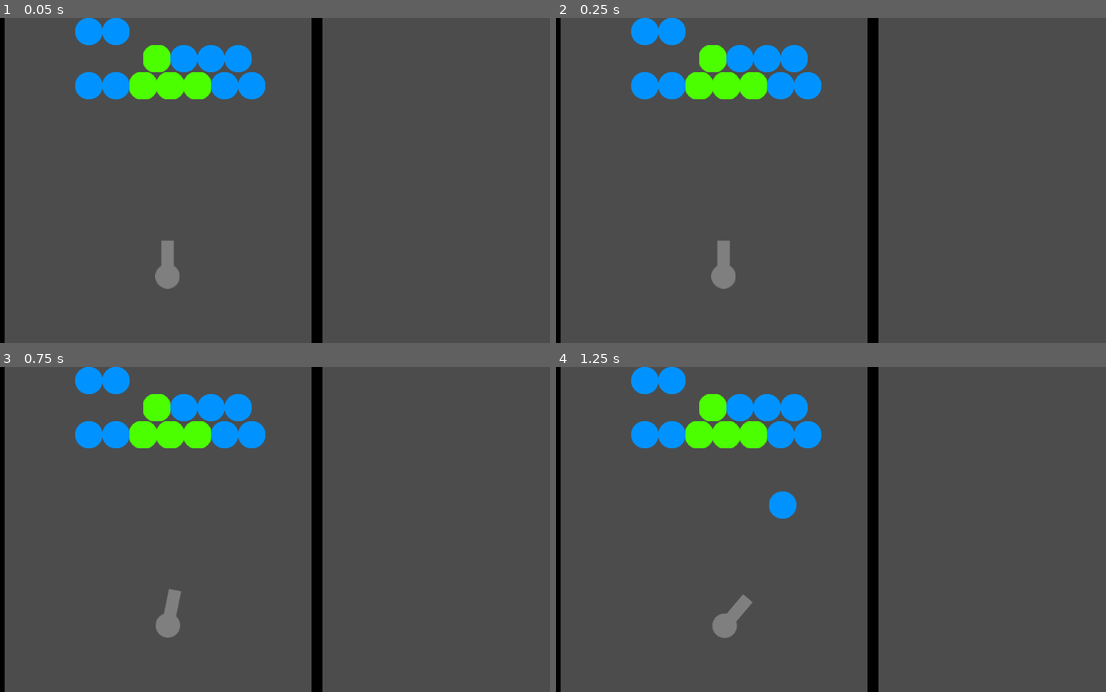
Above: before the commit, frames 1-4 (two rows, left to right).
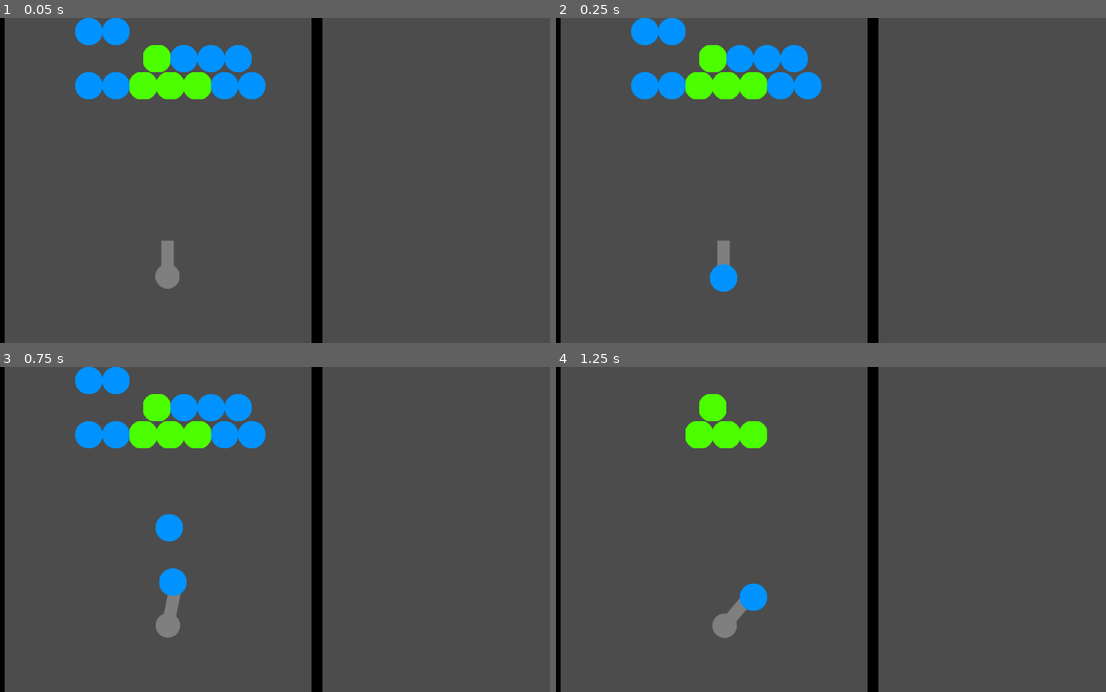
Above: after the commit, the same moments.

Repository: Demoli/Bobble
Game: Godot game, scene res://scenes/Level.tscn
The game is run twice, just before and just after one commit, with the same random seed, the same clock (stepped at 60 frames per second) and the same inputs.
Inputs (mouse positions are in pixels of both pictures, inside the frame that each line leads up to):
- Up to frame 1 (0.05 s): no input
- Up to frame 2 (0.25 s): no input
- Up to frame 3 (0.75 s): tap Enter at 0.5 s; move the mouse to (396, 513) at 0.52 s; hold D (rotate_right) from 0.53 s (still down); hold Space (fire) from 0.53 s (still down); click (396, 513) at 0.67 s
- Up to frame 4 (1.25 s): keep holding D (rotate_right); keep holding Space (fire)

Frame 1 is identical in both runs. In frame 2, 0.3% of the frame differs, in the area x 27-33%, y 75-85%; in frame 3, 0.7%; in frame 4, 3.8%, in the area x 13-49%, y 0-75%.

Commit message:
Replace AStar with BFS proof of concept
BFS returns all bubbles of type, does not currently limit to collisions.

Diff:
--- a/scenes/BubbleTilemap.gd
+++ b/scenes/BubbleTilemap.gd
@@ -8,45 +8,66 @@
 	"""
 		Calculate which bubbles are now destroyed starting from origin grid position
 	"""
-	var nav = AStar.new()
+
+
+	var rect = get_used_rect()
 	var tile_id = get_cellv(origin)
+	var count = 0
+	var grid = []
+	for row_index in range(rect.size.x + rect.position.x):
+		var row = []
+		for col_index in range(rect.size.y):
+			if get_cell(row_index, col_index) == tile_id:
+				row.append(1)
+				count += 1
+			else:
+				row.append(0)
+#			row.append(Vector2(row_index, col_index))
+		grid.append(row)
 
-	var used_cells = get_used_cells()
+	numIslands(grid, tile_id)
 
-	for index in range(used_cells.size()):
-		var tile = used_cells[index]
-		var point = Vector3(tile.x,tile.y, 0)
+	for row in range(grid.size()):
+		for col in range(grid[row].size()):
+			if grid[row][col] == 2:
+				set_cell(row,col,-1)
 
-		nav.add_point(index, point, 1)
-
-	for cell in get_used_cells_by_id(tile_id):
-		var targets = [
-#			Vector2(cell.x,cell.y) # 0,0
-			Vector2(cell.x, cell.y -1), # 0,-1,
-			Vector2(cell.x -1, cell.y), # -1,0
-			Vector2(cell.x, cell.y + 1), # 0,1
-			Vector2(cell.x + 1 , cell.y), # 1,0
-#			Vector2(cell.x + 1 , cell.y + 1), # 1,1
-#			Vector2(cell.x + 1 , cell.y -1), # 1,-1
-		]
-
-		for target in targets:
-			if get_cellv(target) == tile_id:
-				var cell_id = get_id_by_position(nav, Vector3(cell.x, cell.y, 0))
-				var target_id = get_id_by_position(nav, Vector3(target.x, target.y, 0))
-
-				nav.connect_points(cell_id, target_id)
-
-	for cell in get_used_cells_by_id(tile_id):
-		var origin_id = get_id_by_position(nav, Vector3(origin.x, origin.y, 0))
-		var id = get_id_by_position(nav, Vector3(cell.x, cell.y, 0))
-		var path = nav.get_point_path(origin_id, id)
-
-		if path.size() < 3:
-			continue
-
-		for point in path:
-			set_cell(point.x, point.y, -1)
+	pass
+#
+#	for index in range(used_cells.size()):
+#		var tile = used_cells[index]
+#		var point = Vector3(tile.x,tile.y, 0)
+#
+#		nav.add_point(index, point, 1)
+#
+#	for cell in get_used_cells_by_id(tile_id):
+#		var targets = [
+##			Vector2(cell.x,cell.y) # 0,0
+#			Vector2(cell.x, cell.y -1), # 0,-1,
+#			Vector2(cell.x -1, cell.y), # -1,0
+#			Vector2(cell.x, cell.y + 1), # 0,1
+#			Vector2(cell.x + 1 , cell.y), # 1,0
+##			Vector2(cell.x + 1 , cell.y + 1), # 1,1
+##			Vector2(cell.x + 1 , cell.y -1), # 1,-1
+#		]
+#
+#		for target in targets:
+#			if get_cellv(target) == tile_id:
+#				var cell_id = get_id_by_position(nav, Vector3(cell.x, cell.y, 0))
+#				var target_id = get_id_by_position(nav, Vector3(target.x, target.y, 0))
+#
+#				nav.connect_points(cell_id, target_id)
+#
+#	for cell in get_used_cells_by_id(tile_id):
+#		var origin_id = get_id_by_position(nav, Vector3(origin.x, origin.y, 0))
+#		var id = get_id_by_position(nav, Vector3(cell.x, cell.y, 0))
+#		var path = nav.get_point_path(origin_id, id)
+#
+#		if path.size() < 3:
+#			continue
+#
+#		for point in path:
+#			set_cell(point.x, point.y, -1)
 
 
 func get_id_by_position(nav : AStar, position : Vector3):
@@ -54,3 +75,44 @@
 	for id in nav.get_points():
 		if nav.get_point_position(id) == position:
 			return id
+
+####################################
+
+var grid
+
+func append_if(queue, x, y, search):
+	"""Append to the queue only if in bounds of the grid and the cell value is 1."""
+	if 0 <= grid.size() and x < grid.size() and 0 <= grid[x].size() and y < grid[x].size():
+		if grid[x][y] == 1:
+			queue.append(Vector2(x,y))
+
+func mark_neighbors(row, col, search):
+	"""Mark all the cells in the current island with value = 2. Breadth-first search."""
+
+	var queue = []
+
+	queue.append(Vector2(row, col))
+	while queue.size() > 0:
+		var element = queue.pop_back()
+		var x = element.x
+		var y = element.y
+		grid[x][y] = 2
+
+		append_if(queue, x - 1, y, search)
+		append_if(queue, x, y - 1, search)
+		append_if(queue, x + 1, y, search)
+		append_if(queue, x, y + 1, search)
+
+func numIslands(new_grid, tile_id):
+	grid = new_grid
+
+	if not grid or grid.size() == 0 or grid[0].size() == 0:
+		return 0
+
+	var row_length = grid.size()
+	var col_length = grid[0].size()
+
+	for row in range(row_length):
+		for col in range(col_length):
+			if grid[row][col] == 1:
+				mark_neighbors(row, col, tile_id)
--- a/scenes/Cannon.gd
+++ b/scenes/Cannon.gd
@@ -13,6 +13,7 @@
 # var b = "text"
 
 func _ready():
+	$ReloadTimer.wait_time = .1
 	$ReloadTimer.start()
 
 func _process(delta):
Not shown: 2 places in scenes/tilemap/BubblesTilemap.tres that only renumber resources
